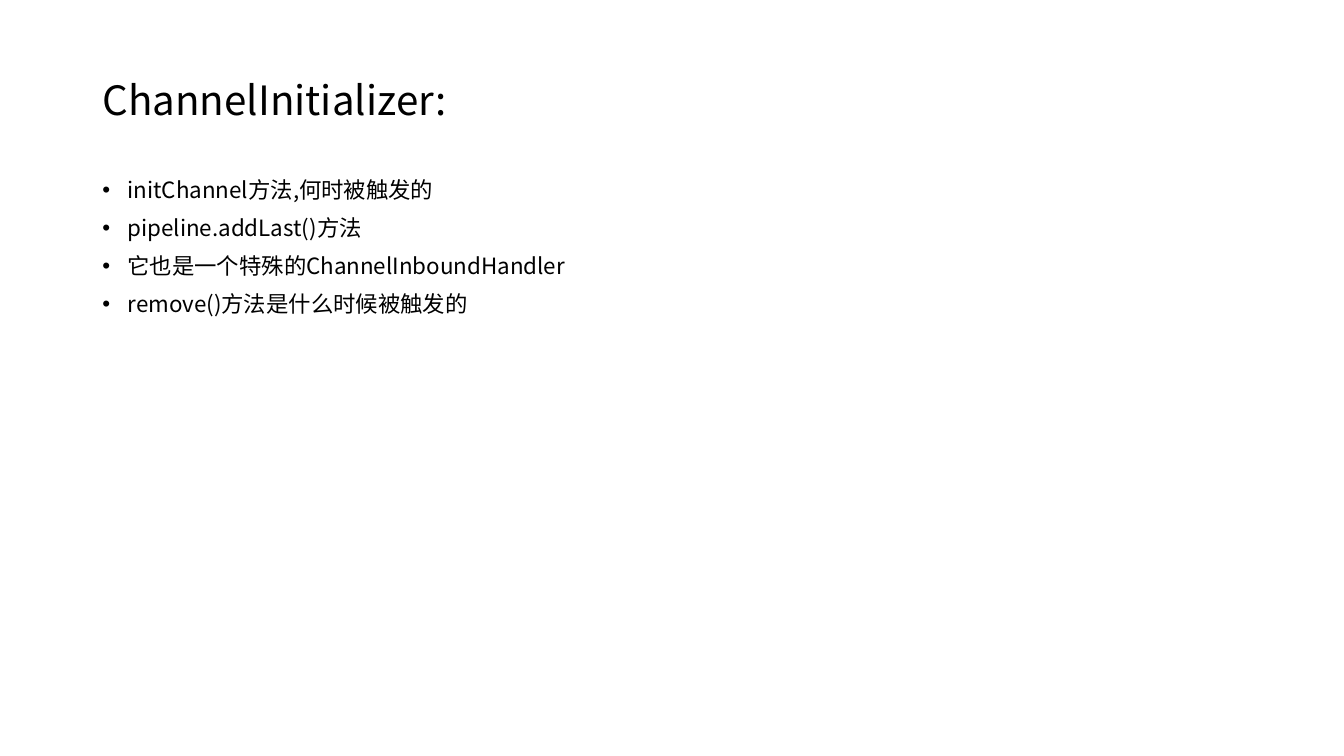
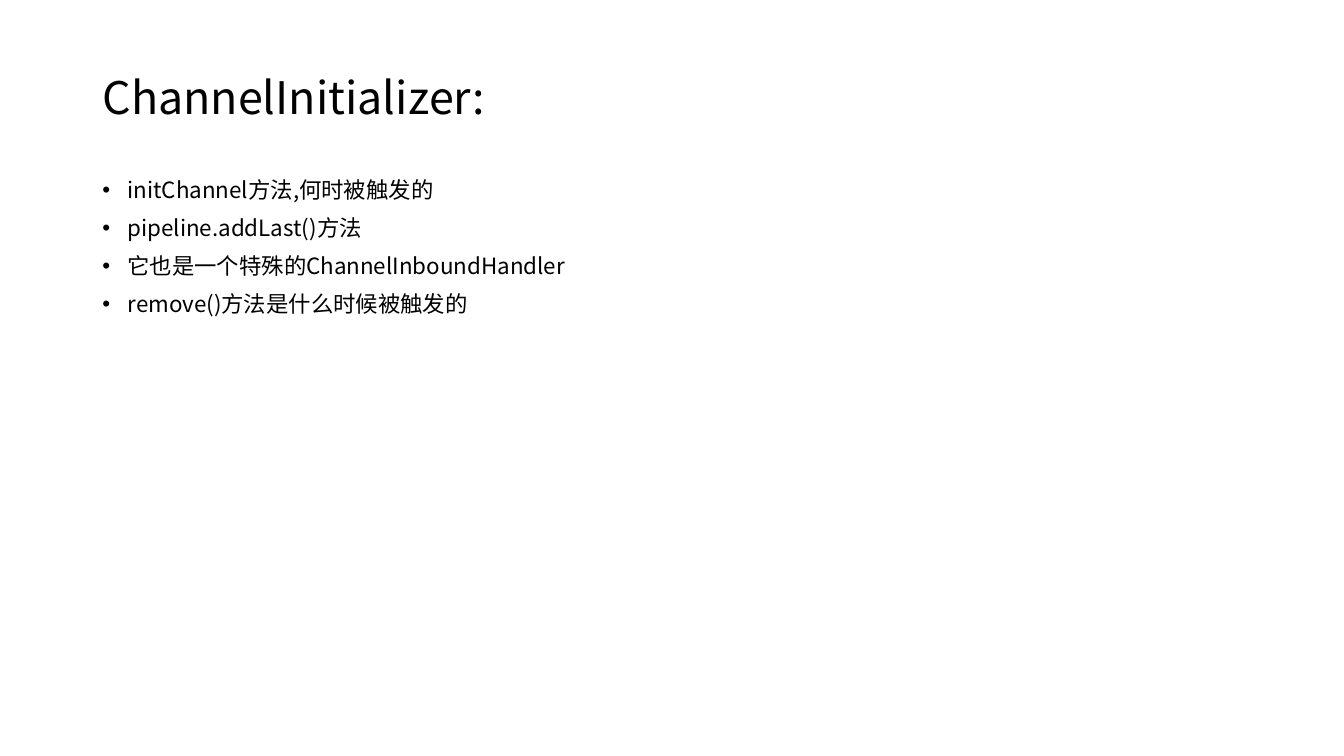
Before and after one commit to taomee517/netty-notes, a slide deck: slide 36 of Netty分享.pptx. Drawn at 1344x756 pixels with LibreOffice and Linux fonts; fonts in the diff are those of the drawing. Boxes give left, top, right and bottom in pixels: in the first picture for what was removed or moved away, otherwise in the second. Text is boxed around its words. In the diff, an @@ line names an element or a change of style, - is before the commit and + after.

```diff
--- a/Netty分享.pptx
+++ b/Netty分享.pptx
@@ title "ChannelInitializer:" at [102, 78, 485, 115]: size 28.8 to 32 pt @@
```
Also in this commit, not shown: 22 other slides changed, 1 slide added, 1 slide removed.
